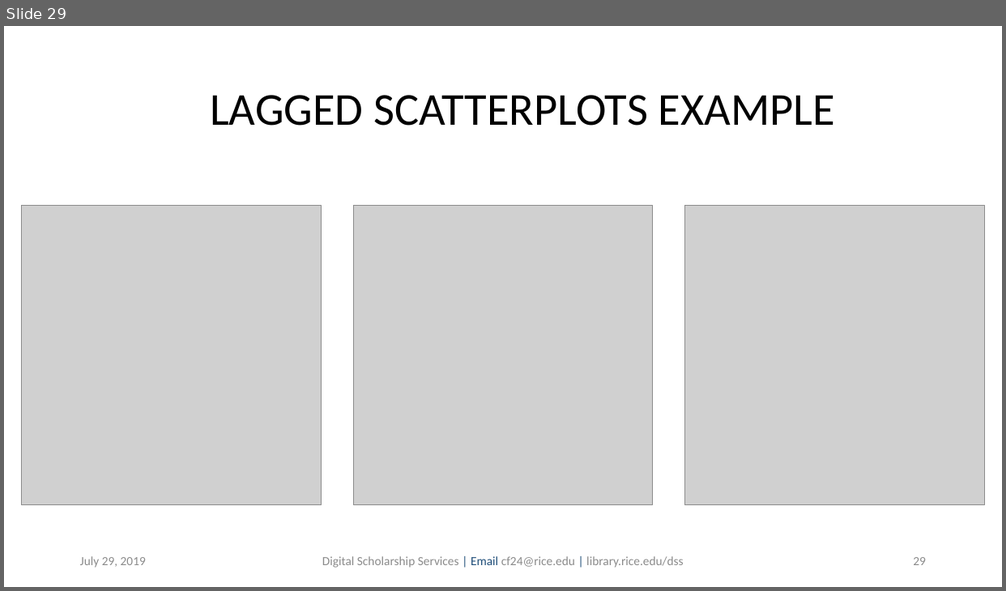
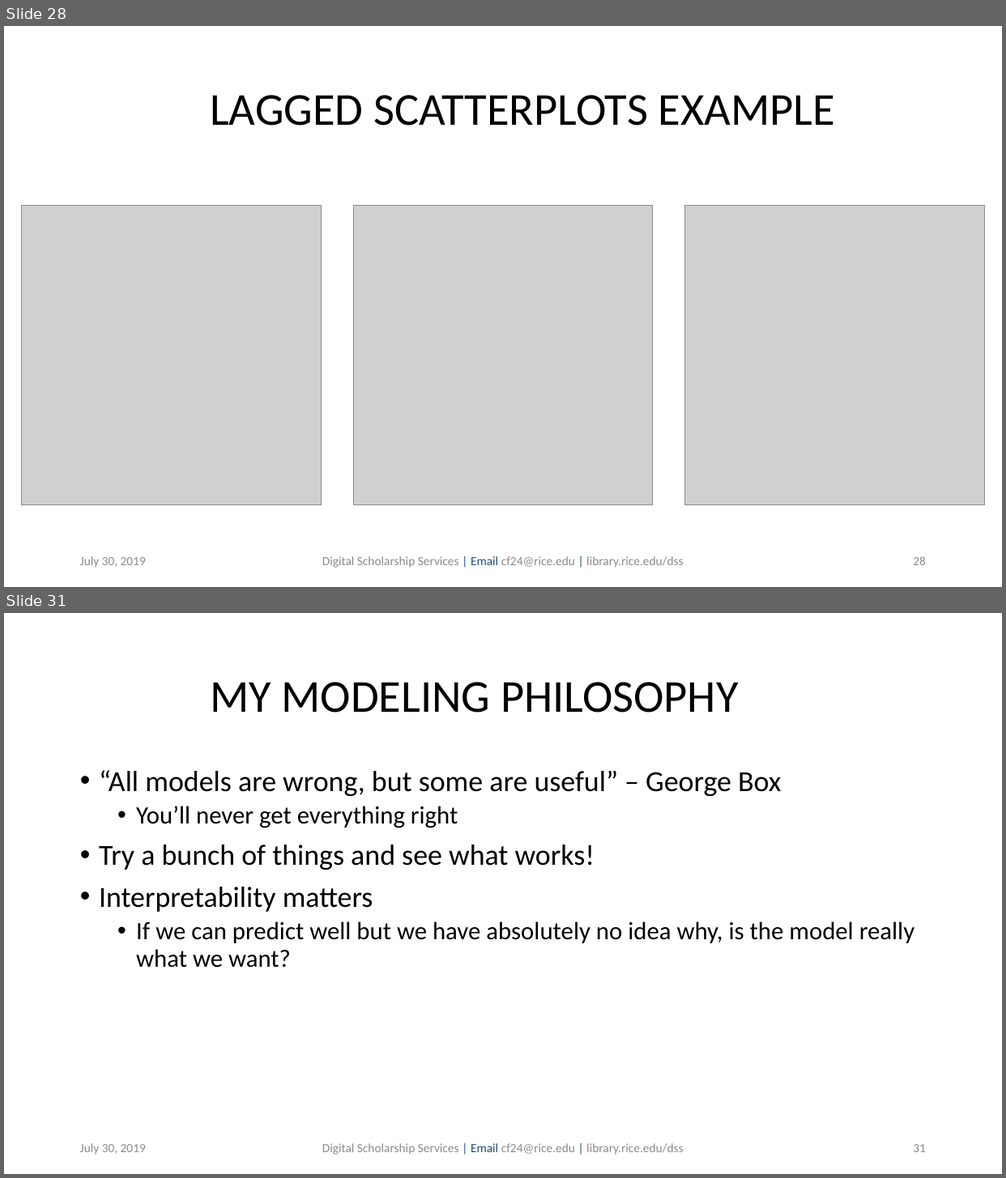
Before and after one commit to bakitybacon/rice-data-and-donuts, a slide deck: tsa/Introduction to Time Series Analysis.pptx. Shown one above the other, each under a label of ours: slide 29 before the commit, slides 28 and 31 after it; the slides between them are not shown. The pictures are 1006x591 and 1006x1178 pixels, drawn with LibreOffice and Linux fonts; fonts in the diff are those of the drawing; grey boxes stand for pictures; background and template pictures are left out. Boxes give left, top, right and bottom in pixels: in the first picture for what was removed or moved away, otherwise in the second. Text is boxed around its words. In the diff, an @@ line names an element or a change of style, - is before the commit and + after.

```diff
--- a/tsa/Introduction to Time Series Analysis.pptx
+++ b/tsa/Introduction to Time Series Analysis.pptx
@@ slide 31 added at (4, 613, 1002, 1174), background #FFFFFF @@
@@ title added at (210, 682, 739, 713), 44 pt, text #000000 @@
+MY MODELING PHILOSOPHY
@@ text added at (99, 770, 914, 968), 24 pt, text #000000 @@
+• “All models are wrong, but some are useful” – George Box
+  • You’ll never get everything right
+• Try a bunch of things and see what works!
+• Interpretability matters
+  • If we can predict well but we have absolutely no idea why, is the model really what we want?
@@ text added at (80, 1144, 146, 1155), 12 pt, text #8C8C8C @@
+July 30, 2019
@@ text added at (322, 1144, 683, 1155), 12 pt, text #8C8C8C @@
+Digital Scholarship Services | Email cf24@rice.edu | library.rice.edu/dss
@@ page number added at (913, 1144, 926, 1152), 12 pt, text #8C8C8C @@
+31
@@ what was slide 29 is now slide 28 @@
@@ slide 28 changed as well @@
@@ text at (80, 557, 146, 568): text changed @@
-July 29, 2019
+July 30, 2019
@@ page number at (913, 557, 926, 565): text changed @@
-29
+28
```
Also in this commit, not shown: 39 other slides changed, 8 other slides added.
